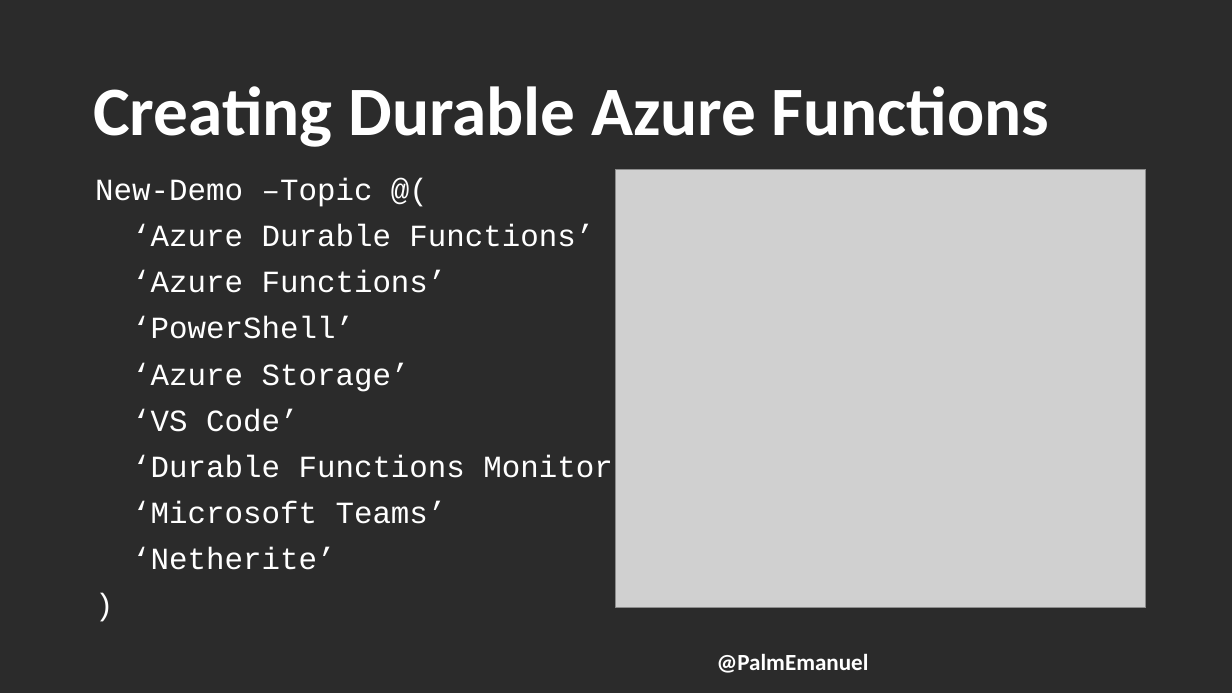
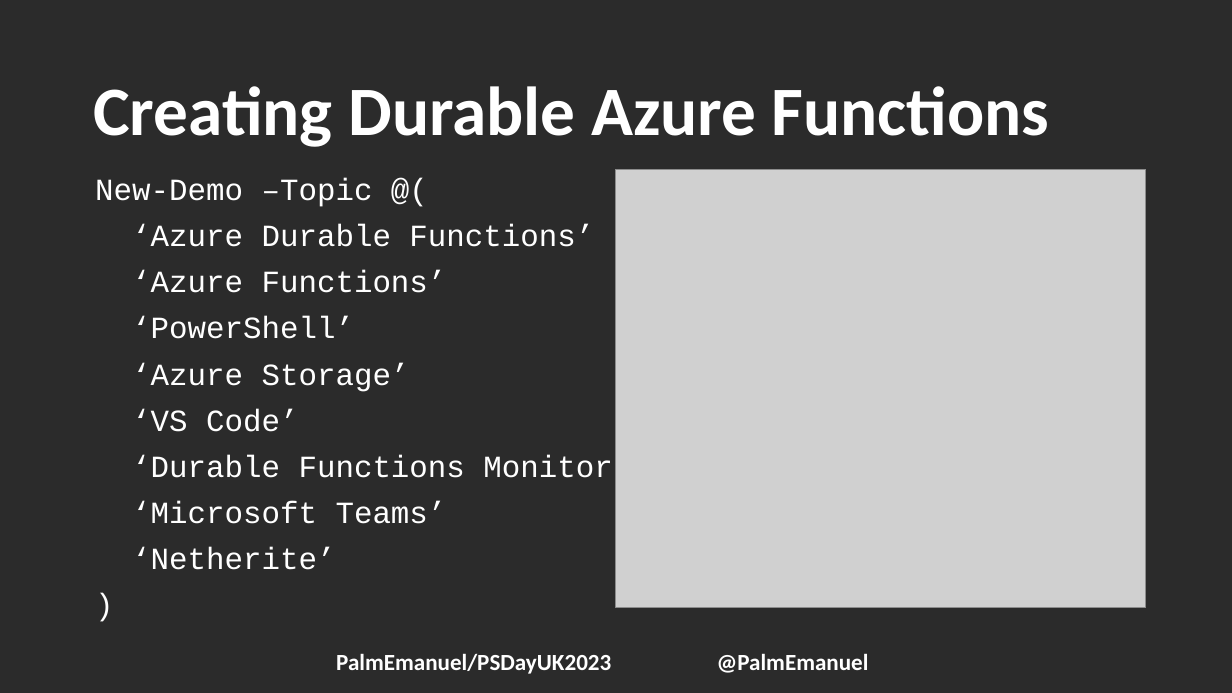
Before and after one commit to PalmEmanuel/PSDayUK2023, a slide deck: slide 10 of PSDayUK2023_DurableFunctions_EmanuelPalm.pptx. Drawn at 1232x693 pixels with LibreOffice and Linux fonts; fonts in the diff are those of the drawing; grey boxes stand for pictures; background and template pictures are left out; a plain dark background stands for a picture behind light text. Boxes give left, top, right and bottom in pixels: in the first picture for what was removed or moved away, otherwise in the second. Text is boxed around its words. In the diff, an @@ line names an element or a change of style, - is before the commit and + after.

```diff
--- a/PSDayUK2023_DurableFunctions_EmanuelPalm.pptx
+++ b/PSDayUK2023_DurableFunctions_EmanuelPalm.pptx
@@ text added at (336,653,611,674), 18 pt, text #FFFFFF, bold @@
+PalmEmanuel/PSDayUK2023
```
Also in this commit, not shown: 3 other slides changed, 1 other file.
